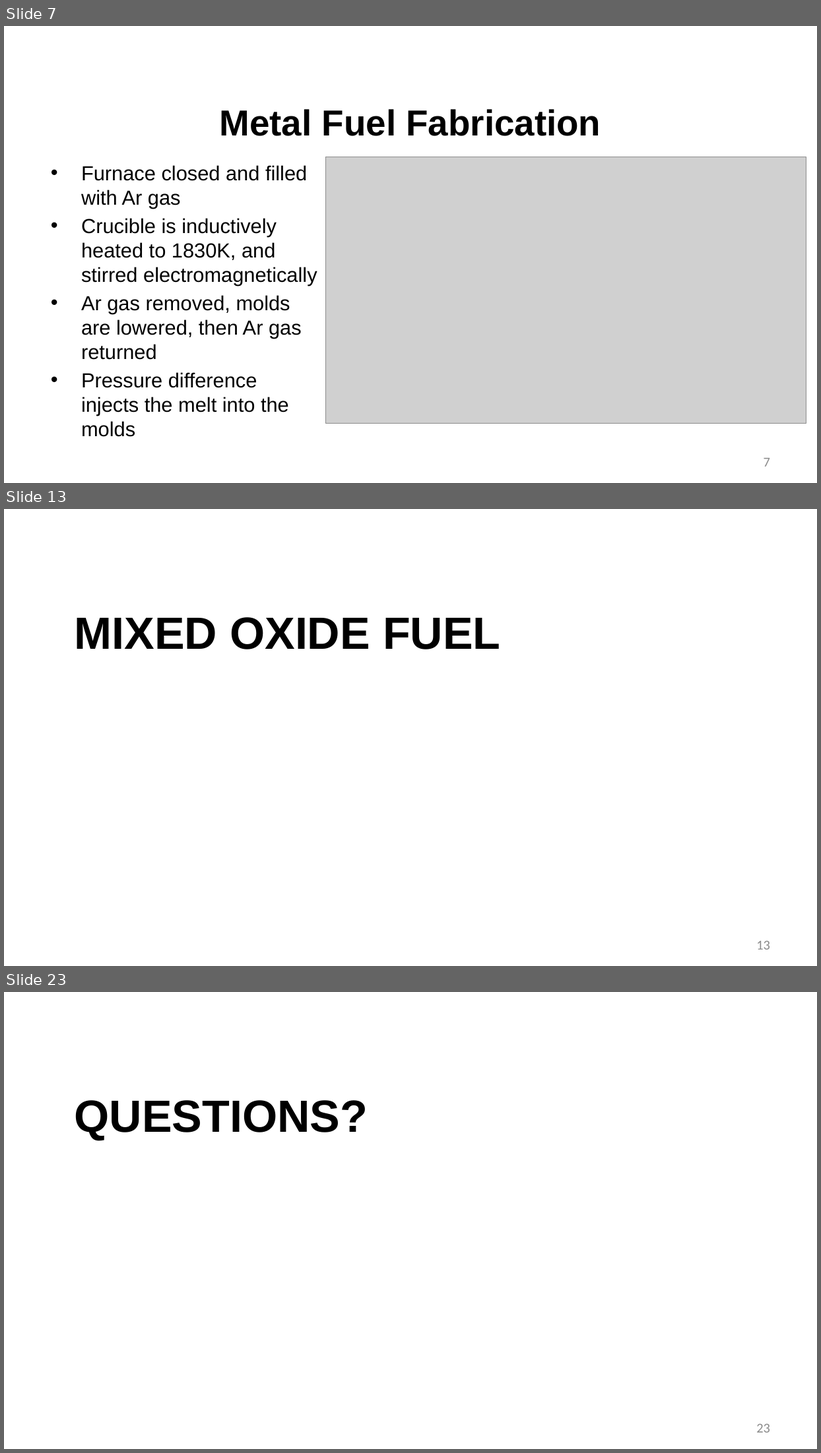
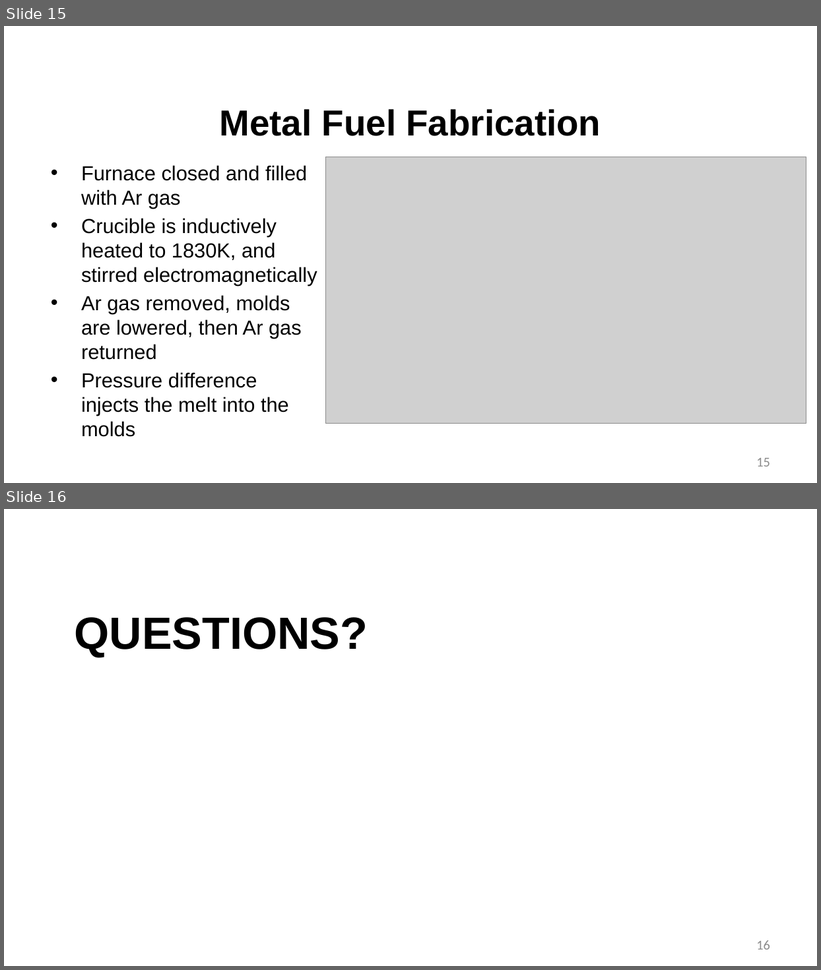
Before and after one commit to benbeeler/TEACHING, a slide deck: Advanced Reactor Materials/Lec8_SFRs.pptx. Shown one above the other, each under a label of ours: slides 7, 13 and 23 before the commit, slides 15 and 16 after it; the slides between them are not shown. The pictures are 821x1453 and 821x970 pixels, drawn with LibreOffice and Linux fonts; fonts in the diff are those of the drawing; grey boxes stand for pictures; background and template pictures are left out. Boxes give left, top, right and bottom in pixels: in the first picture for what was removed or moved away, otherwise in the second. Text is boxed around its words. In the diff, an @@ line names an element or a change of style, - is before the commit and + after.

```diff
--- a/Advanced Reactor Materials/Lec8_SFRs.pptx
+++ b/Advanced Reactor Materials/Lec8_SFRs.pptx
@@ slide 13 removed at [4, 509, 817, 966], background #FFFFFF @@
@@ title removed at [75, 617, 501, 650] @@
-MIXED OXIDE FUEL
@@ page number removed at [756, 941, 770, 950] @@
-13
@@ what was slide 7 is now slide 15 @@
@@ page number at [756, 458, 770, 467]: text changed @@
-7
+15
@@ what was slide 23 is now slide 16 @@
@@ page number at [756, 941, 770, 950]: text changed @@
-23
+16
```
Also in this commit, not shown: 1 slide changed, 8 slides added, 14 other slides removed, 3 other files.
